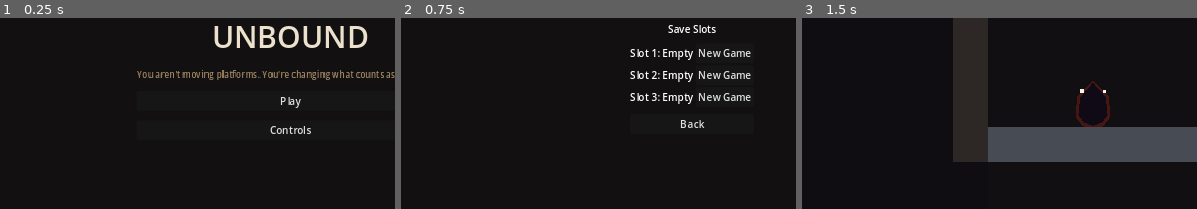
Above: before the commit, frames 1-3 (left to right).
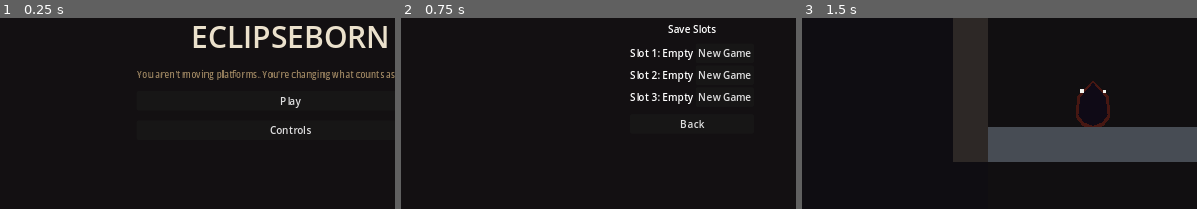
Above: after the commit, the same moments.

Repository: lukezhang2/Eclipseborn
Game: Godot game, scene res://scenes/ui/TitleMenu.tscn
The game is run twice, just before and just after one commit, with the same random seed, the same clock (stepped at 60 frames per second) and the same inputs.
Inputs:
- Up to frame 1 (0.25 s): no input
- Up to frame 2 (0.75 s): click "Play" at 0.5 s
- Up to frame 3 (1.5 s): click "New Game" at 1.25 s
The pictures show only the part of the screen within x 13-63%, y 43-93%; the shares and areas given below are measured in that part.

The runs differ from the first frame. In frame 1, 3.4% of the frame differs, in the area x 48-98%, y 4-16%; in frame 2, nothing differs; in frame 3, nothing differs.

Commit message:
Rename the game to Eclipseborn and publish a web build.
GitHub only shows source until Pages serves the exported HTML/WASM, so the playable build is at the repo root for the live site.

Co-authored-by: Cursor <cursoragent@cursor.com>

Diff:
--- a/project.godot
+++ b/project.godot
@@ -1,11 +1,11 @@
 ; Engine configuration file.
-; Unbound — shadow-walking metroidvania (Godot 4.3)
+; Eclipseborn — shadow-walking metroidvania (Godot 4.3)
 
 config_version=5
 
 [application]
 
-config/name="Unbound"
+config/name="Eclipseborn"
 config/description="You aren't moving platforms. You're changing what counts as a platform."
 run/main_scene="res://scenes/ui/TitleMenu.tscn"
 config/features=PackedStringArray("4.3", "Forward Plus")
--- a/scenes/ui/TitleMenu.tscn
+++ b/scenes/ui/TitleMenu.tscn
@@ -45,7 +45,7 @@
 layout_mode = 2
 theme_override_font_sizes/font_size = 48
 theme_override_colors/font_color = Color(0.92, 0.88, 0.8, 1)
-text = "UNBOUND"
+text = "ECLIPSEBORN"
 horizontal_alignment = 1
 
 [node name="Tag" type="Label" parent="Center/Main"]
Binary file added: index.apple-touch-icon.png
Binary file added: index.icon.png
Binary file added: index.png
Not shown, changed: README.md
Not shown, changed: docs/FEATURE_CHECKLIST.md
Not shown, added: index.audio.worklet.js
Not shown, added: index.html
Not shown, added: index.js
Not shown, added: index.wasm
